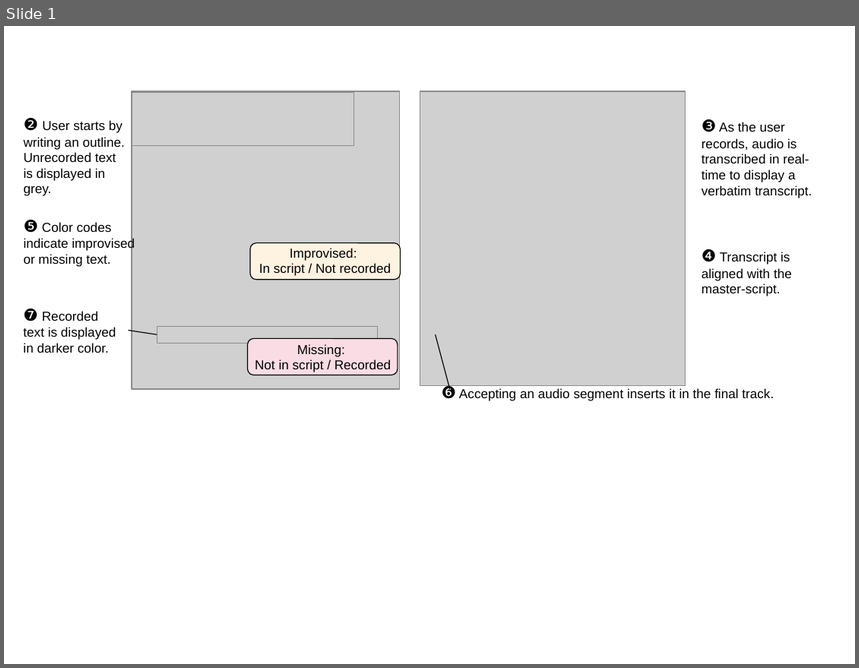
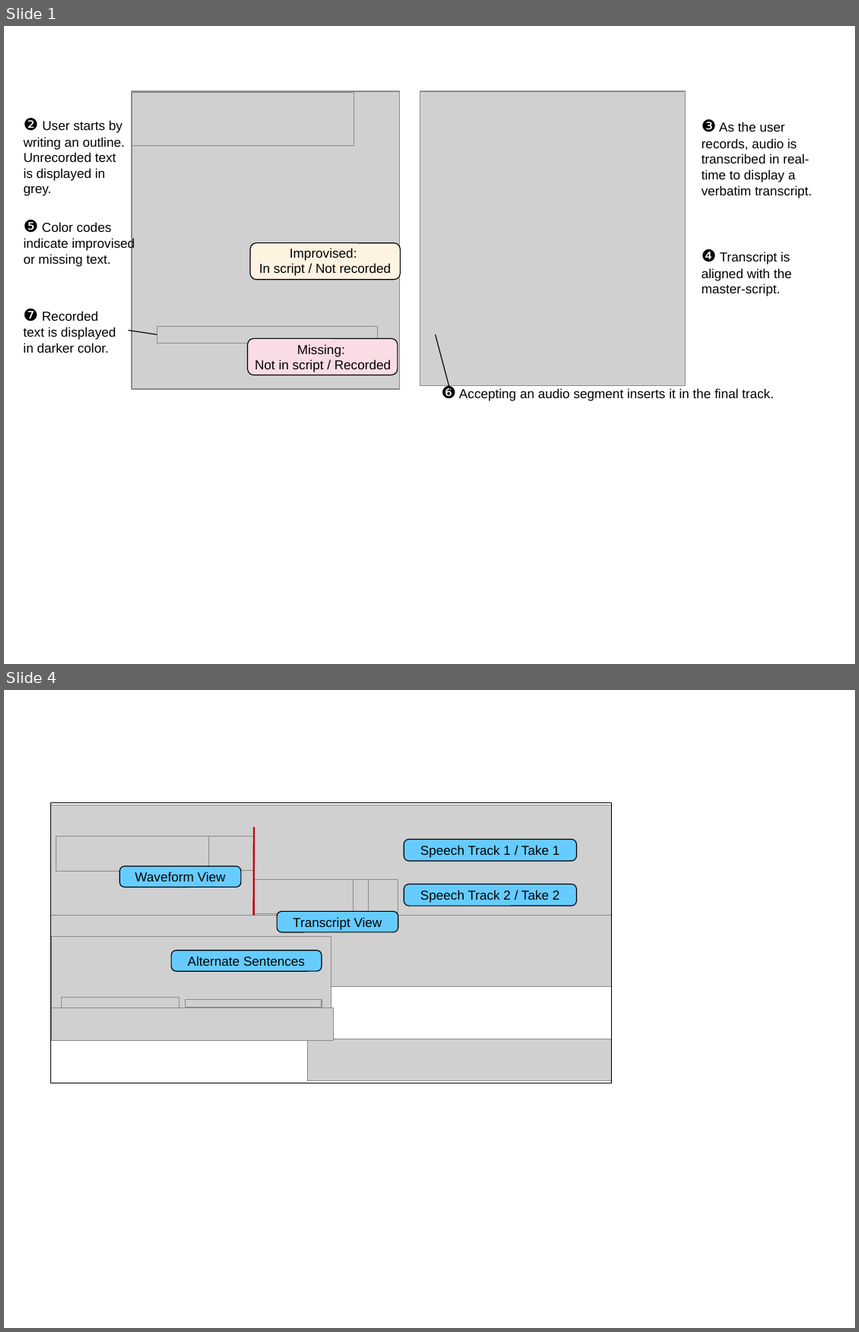
Before and after one commit to hishin/uist_writeup, a slide deck: figures/figures.pptx. Shown one above the other, each under a label of ours: slide 1 before the commit, slides 1 and 4 after it; the slides between them are not shown. The pictures are 859x668 and 859x1332 pixels, drawn with LibreOffice and Linux fonts; fonts in the diff are those of the drawing; grey boxes stand for pictures; background and template pictures are left out. Boxes give left, top, right and bottom in pixels: in the first picture for what was removed or moved away, otherwise in the second. Text is boxed around its words. In the diff, an @@ line names an element or a change of style, - is before the commit and + after.

```diff
--- a/figures/figures.pptx
+++ b/figures/figures.pptx
@@ slide 4 added at (4,690,855,1328), background #FFFFFF @@
@@ group added at (51,802,612,1083): 12 pictures, 5 rounded rectangles, 1 line, 1 rectangle @@
+Speech Track 1 / Take 1
+Speech Track 2 / Take 2
+Waveform View
+Transcript View
+Alternate Sentences
```
Also in this commit, not shown: 1 slide changed, 1 other slide added, 10 other files.
